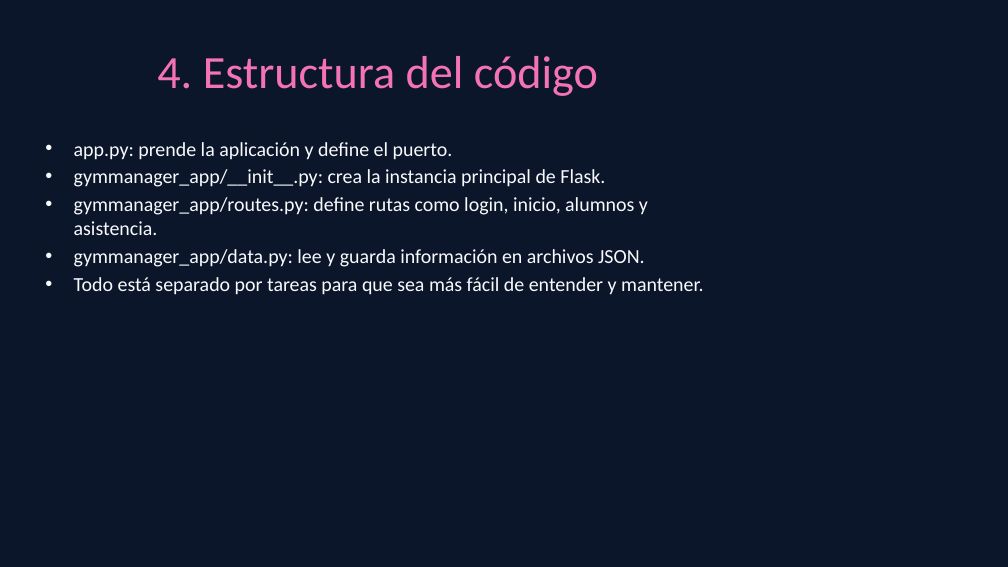
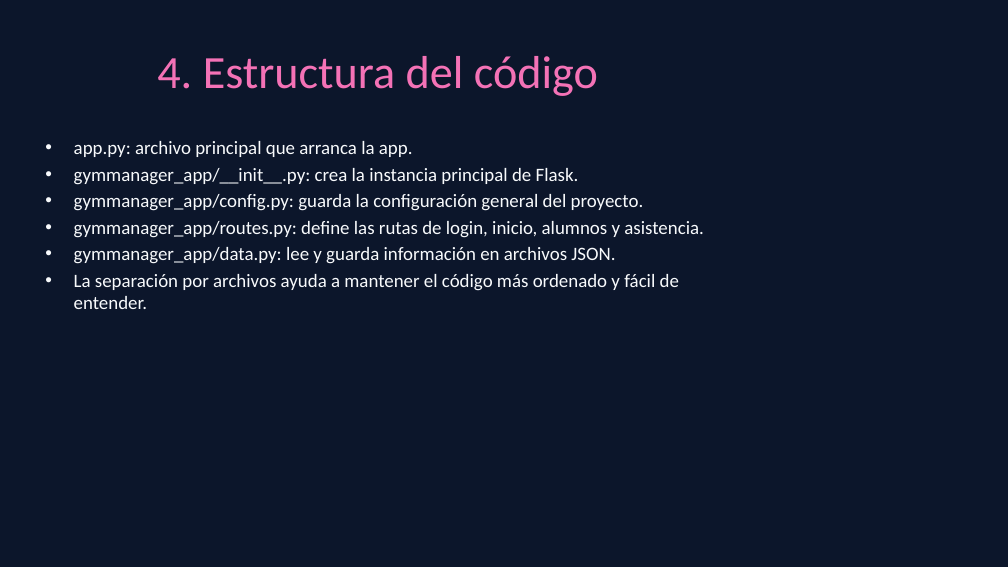
Before and after one commit to annitabromberg/gymmanager, a slide deck: slide 5 of presentacion/gymmanager_presentacion.pptx. Drawn at 1008x567 pixels with LibreOffice and Linux fonts; fonts in the diff are those of the drawing. Boxes give left, top, right and bottom in pixels: in the first picture for what was removed or moved away, otherwise in the second. Text is boxed around its words. In the diff, an @@ line names an element or a change of style, - is before the commit and + after.

Commit message:
ppt

```diff
--- a/presentacion/gymmanager_presentacion.pptx
+++ b/presentacion/gymmanager_presentacion.pptx
@@ text at [74,141,413,157]: text changed; size 19 to 18 pt @@
-• app.py: prende la aplicación y define el puerto.
+• app.py: archivo principal que arranca la app.
@@ text at [74,168,615,264]: size 19 to 18 pt in "gymmanager_app/__init__.py: crea la instancia principal de F ...", "gymmanager_app/data.py: lee y guarda información en archivos ..." @@
@@ text at [74,194,704,238]: text changed; size 19 to 18 pt @@
-• gymmanager_app/routes.py: define rutas como login, inicio, alumnos y asistencia.
+• gymmanager_app/config.py: guarda la configuración general del proyecto.
+• gymmanager_app/routes.py: define las rutas de login, inicio, alumnos y asistencia.
@@ text at [74,274,679,309]: text changed; size 19 to 18 pt @@
-• Todo está separado por tareas para que sea más fácil de entender y mantener.
+• La separación por archivos ayuda a mantener el código más ordenado y fácil de entender.
```
Also in this commit, not shown: 1 other slide changed.
